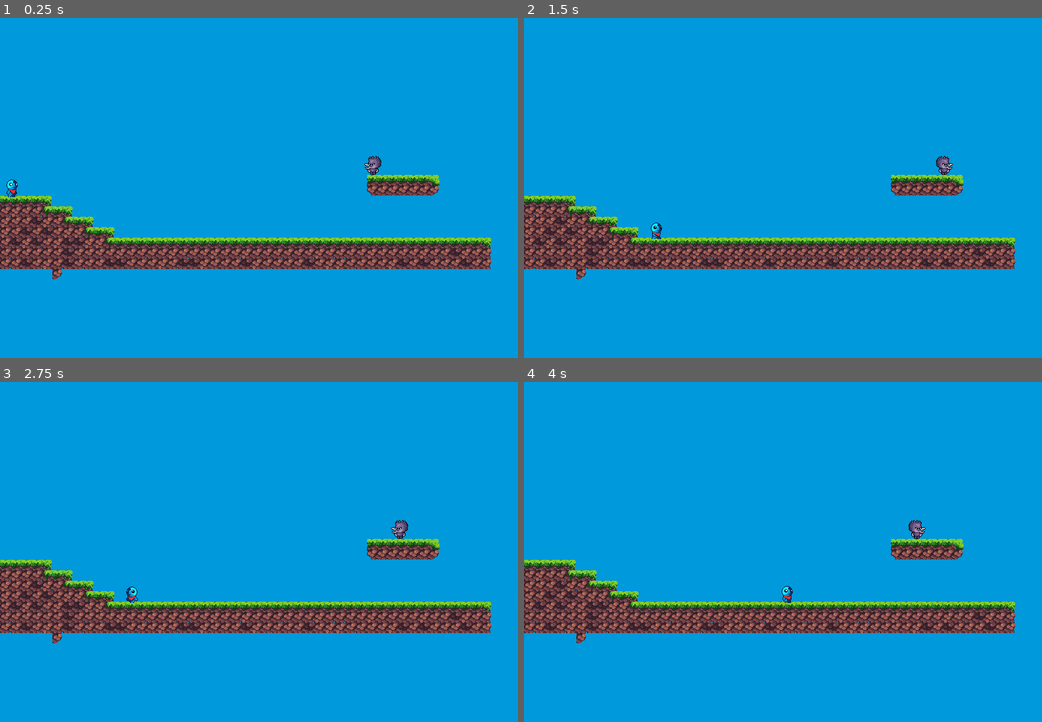
Above: before the commit, frames 1-4 (two rows, left to right).
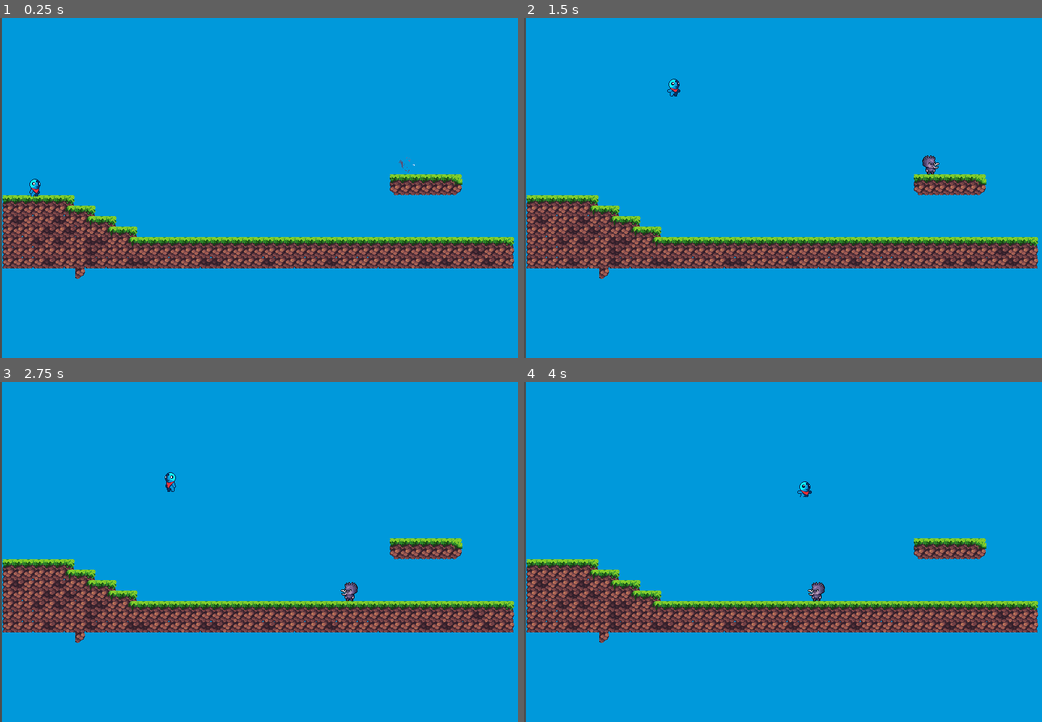
Above: after the commit, the same moments.

Repository: Adamvgren/GYARB
Game: Godot game, scene res://Scenes/map.tscn
Same seed, same stepped clock (60 frames per second), same inputs: the game is played once before the commit and once after it.
Inputs:
- Up to frame 1 (0.25 s): no input
- Up to frame 2 (1.5 s): tap Enter (ui_accept) at 0.5, 0.6 s; hold Right (ui_right) from 0.53 s (still down); tap Space (Jump, bound only after the commit) at 0.77, 0.8, 1.07, 1.35 s
- Up to frame 3 (2.75 s): tap Space (Jump, bound only after the commit) at 1.52, 1.82, 2.3 s; tap Enter (ui_accept) at 1.55, 2.1 s; release Right (ui_right) at 2.03 s; hold Left (ui_left) from 2.03 s (still down)
- Up to frame 4 (4 s): release Left (ui_left) at 2.78 s; hold Right (ui_right) from 2.78 s (still down); tap Enter (ui_accept) at 2.85 s; tap Space (Jump, bound only after the commit) at 3.02, 3.32, 3.6, 3.77 s

The runs differ from the first frame. In frame 1, 10% of the frame differs, in the area x 0-100%, y 0-100%; in frame 2, 10%; in frame 3, 10%; in frame 4, 10%.

Commit message:
fixade så att spelaren spawnar på rätt ställe när den där och jobbar på enemy spawn animation

Diff:
--- a/Scenes/Enemy.tscn
+++ b/Scenes/Enemy.tscn
@@ -255,7 +255,7 @@
 
 [node name="AnimatedSprite2D" type="AnimatedSprite2D" parent="."]
 sprite_frames = SubResource("SpriteFrames_q1bo7")
-animation = &"IDLE"
+animation = &"SPAWN"
 
 [node name="CollisionShape2D" type="CollisionShape2D" parent="."]
 position = Vector2(-1, 3)
--- a/Scenes/character_body_2d.tscn
+++ b/Scenes/character_body_2d.tscn
@@ -38,6 +38,38 @@
 atlas = ExtResource("2_44cfe")
 region = Rect2(224, 0, 32, 32)
 
+[sub_resource type="AtlasTexture" id="AtlasTexture_t38ji"]
+atlas = ExtResource("5_pbq55")
+region = Rect2(0, 0, 32, 32)
+
+[sub_resource type="AtlasTexture" id="AtlasTexture_pbj7x"]
+atlas = ExtResource("5_pbq55")
+region = Rect2(32, 0, 32, 32)
+
+[sub_resource type="AtlasTexture" id="AtlasTexture_fxof2"]
+atlas = ExtResource("5_pbq55")
+region = Rect2(64, 0, 32, 32)
+
+[sub_resource type="AtlasTexture" id="AtlasTexture_601d1"]
+atlas = ExtResource("5_pbq55")
+region = Rect2(96, 0, 32, 32)
+
+[sub_resource type="AtlasTexture" id="AtlasTexture_6d06k"]
+atlas = ExtResource("5_pbq55")
+region = Rect2(128, 0, 32, 32)
+
+[sub_resource type="AtlasTexture" id="AtlasTexture_p20bj"]
+atlas = ExtResource("5_pbq55")
+region = Rect2(160, 0, 32, 32)
+
+[sub_resource type="AtlasTexture" id="AtlasTexture_ancw4"]
+atlas = ExtResource("5_pbq55")
+region = Rect2(192, 0, 32, 32)
+
+[sub_resource type="AtlasTexture" id="AtlasTexture_8ldn0"]
+atlas = ExtResource("5_pbq55")
+region = Rect2(224, 0, 32, 32)
+
 [sub_resource type="AtlasTexture" id="AtlasTexture_ebjds"]
 atlas = ExtResource("3_dd465")
 region = Rect2(0, 0, 32, 32)
@@ -77,38 +109,6 @@
 [sub_resource type="AtlasTexture" id="AtlasTexture_skrk8"]
 atlas = ExtResource("1_f50pn")
 region = Rect2(160, 0, 32, 32)
-
-[sub_resource type="AtlasTexture" id="AtlasTexture_t38ji"]
-atlas = ExtResource("5_pbq55")
-region = Rect2(0, 0, 32, 32)
-
-[sub_resource type="AtlasTexture" id="AtlasTexture_pbj7x"]
-atlas = ExtResource("5_pbq55")
-region = Rect2(32, 0, 32, 32)
-
-[sub_resource type="AtlasTexture" id="AtlasTexture_fxof2"]
-atlas = ExtResource("5_pbq55")
-region = Rect2(64, 0, 32, 32)
-
-[sub_resource type="AtlasTexture" id="AtlasTexture_601d1"]
-atlas = ExtResource("5_pbq55")
-region = Rect2(96, 0, 32, 32)
-
-[sub_resource type="AtlasTexture" id="AtlasTexture_6d06k"]
-atlas = ExtResource("5_pbq55")
-region = Rect2(128, 0, 32, 32)
-
-[sub_resource type="AtlasTexture" id="AtlasTexture_p20bj"]
-atlas = ExtResource("5_pbq55")
-region = Rect2(160, 0, 32, 32)
-
-[sub_resource type="AtlasTexture" id="AtlasTexture_ancw4"]
-atlas = ExtResource("5_pbq55")
-region = Rect2(192, 0, 32, 32)
-
-[sub_resource type="AtlasTexture" id="AtlasTexture_8ldn0"]
-atlas = ExtResource("5_pbq55")
-region = Rect2(224, 0, 32, 32)
 
 [sub_resource type="SpriteFrames" id="SpriteFrames_qp52p"]
 animations = [{
@@ -143,6 +143,35 @@
 }, {
 "frames": [{
 "duration": 1.0,
+"texture": SubResource("AtlasTexture_t38ji")
+}, {
+"duration": 1.0,
+"texture": SubResource("AtlasTexture_pbj7x")
+}, {
+"duration": 1.0,
+"texture": SubResource("AtlasTexture_fxof2")
+}, {
+"duration": 1.0,
+"texture": SubResource("AtlasTexture_601d1")
+}, {
+"duration": 1.0,
+"texture": SubResource("AtlasTexture_6d06k")
+}, {
+"duration": 1.0,
+"texture": SubResource("AtlasTexture_p20bj")
+}, {
+"duration": 1.0,
+"texture": SubResource("AtlasTexture_ancw4")
+}, {
+"duration": 1.0,
+"texture": SubResource("AtlasTexture_8ldn0")
+}],
+"loop": true,
+"name": &"DEAD",
+"speed": 5.0
+}, {
+"frames": [{
+"duration": 1.0,
 "texture": SubResource("AtlasTexture_ebjds")
 }, {
 "duration": 1.0,
@@ -180,35 +209,6 @@
 "loop": true,
 "name": &"WALK",
 "speed": 8.5
-}, {
-"frames": [{
-"duration": 1.0,
-"texture": SubResource("AtlasTexture_t38ji")
-}, {
-"duration": 1.0,
-"texture": SubResource("AtlasTexture_pbj7x")
-}, {
-"duration": 1.0,
-"texture": SubResource("AtlasTexture_fxof2")
-}, {
-"duration": 1.0,
-"texture": SubResource("AtlasTexture_601d1")
-}, {
-"duration": 1.0,
-"texture": SubResource("AtlasTexture_6d06k")
-}, {
-"duration": 1.0,
-"texture": SubResource("AtlasTexture_p20bj")
-}, {
-"duration": 1.0,
-"texture": SubResource("AtlasTexture_ancw4")
-}, {
-"duration": 1.0,
-"texture": SubResource("AtlasTexture_8ldn0")
-}],
-"loop": true,
-"name": &"new_animation",
-"speed": 5.0
 }]
 
 [sub_resource type="CapsuleShape2D" id="CapsuleShape2D_ij6vw"]
@@ -221,8 +221,7 @@
 [node name="AnimatedSprite2D" type="AnimatedSprite2D" parent="."]
 position = Vector2(0, -3)
 sprite_frames = SubResource("SpriteFrames_qp52p")
-animation = &"new_animation"
-frame_progress = 0.357731
+animation = &"DEAD"
 
 [node name="CollisionShape2D" type="CollisionShape2D" parent="."]
 shape = SubResource("CapsuleShape2D_ij6vw")
--- a/Scenes/enemy.gd
+++ b/Scenes/enemy.gd
@@ -8,24 +8,28 @@
 var SPEED: float = 70
 var GRAVITY: float = 1200
 
-enum { IDLE, PATROL }
-var state = PATROL
+enum { IDLE, PATROL,SPAWN }
+var state = SPAWN
 var can_turn: bool = true
 
 var direction = -1
+
+func _ready() -> void:
+	anim.animation_finished.connect(_on_animation_finished)
+	if anim.sprite_frames.has_animation("SPAWN"):
+		anim.sprite_frames.set_animation_loop("SPAWN", false)
 
 func _physics_process(delta):
 	velocity.y += GRAVITY * delta
 
 	match state:
+		SPAWN:
+			_spawn_state()
 		IDLE:
 			_idle_state()
 		PATROL:
 			_patrol_state()
-			"
-		DEAD:
-			_dead_state()
-		"
+
 
 	move_and_slide()
 
@@ -38,12 +42,10 @@
 	velocity.x = SPEED * direction
 	anim.flip_h = direction < 0
 
-	if can_turn:
-		if direction == -1 and not ray_left.is_colliding():
-			_turn_around()
+func _spawn_state():
+	velocity.x = 0
+	anim.play("SPAWN")
 
-		if direction == 1 and not ray_right.is_colliding():
-			_turn_around()
 
 func _turn_around():
 	direction *= -1
@@ -60,5 +62,10 @@
 
 
 func _on_area_2d_body_entered(body: Node2D) -> void:
-	if body is CharacterBody2D:
-		var direction_to_player = global_position.direction_to(body.global_position)
+	if body.has_method("enter_dead_state"):
+		var dir = global_position.direction_to(body.global_position)
+		body.enter_dead_state(dir)
+
+func _on_animation_finished():
+	if state == SPAWN and anim.animation == "SPAWN":
+		state = PATROL
--- /dev/null
+++ b/Scenes/map.gd
@@ -0,0 +1,33 @@
+extends Node2D
+
+const PLAYER_SCENE = preload("res://Scenes/character_body_2d.tscn")
+
+
+@onready var respawn_point: Node2D = $PlayerSpawnPos
+
+# Called when the node enters the scene tree for the first time.
+func _ready() -> void:
+	_spawn_player()
+
+
+# Called every frame. 'delta' is the elapsed time since the previous frame.
+func _process(delta: float) -> void:
+	pass
+
+func _spawn_player() -> void:
+	var p = PLAYER_SCENE.instantiate()
+	p.global_position = respawn_point.global_position
+
+	if p.has_signal("DEAD"):
+		p.connect("DEAD", _on_player_dead)
+	add_child(p)
+
+
+func respawn_player():
+	var old_player = get_node_or_null("Player")
+	if old_player:
+		old_player.queue_free()
+	_spawn_player()
+
+func _on_player_dead() -> void:
+	respawn_player()
--- a/Scenes/map.tscn
+++ b/Scenes/map.tscn
@@ -1,8 +1,8 @@
 [gd_scene load_steps=11 format=4 uid="uid://dbag31ryu88w4"]
 
 [ext_resource type="Texture2D" uid="uid://bm0eieirvlfv3" path="res://Nature Platformer Tileset [16x16][FREE] - RottingPixels/nature-paltformer-tileset-16x16.png" id="1_myvm1"]
+[ext_resource type="Script" uid="uid://m01ti0xpw7b4" path="res://Scenes/map.gd" id="1_q0mm3"]
 [ext_resource type="Texture2D" uid="uid://7iwluth3pe0s" path="res://Tiles/Assets/Assets.png" id="2_q0mm3"]
-[ext_resource type="PackedScene" uid="uid://d1gfoknn2nbsq" path="res://Scenes/character_body_2d.tscn" id="3_np2xp"]
 [ext_resource type="PackedScene" uid="uid://b6kcltbww3pdh" path="res://Scenes/Enemy.tscn" id="4_w7jjh"]
 
 [sub_resource type="TileSetAtlasSource" id="TileSetAtlasSource_c7s6e"]
@@ -235,6 +235,7 @@
 sources/0 = SubResource("TileSetAtlasSource_p5pve")
 
 [node name="Map" type="Node2D"]
+script = ExtResource("1_q0mm3")
 
 [node name="Tilemaps" type="Node2D" parent="."]
 
@@ -250,8 +251,11 @@
 tile_map_data = PackedByteArray("AAApAA8AAAAKAAAAAAA=")
 tile_set = SubResource("TileSet_urblq")
 
-[node name="Player" parent="." instance=ExtResource("3_np2xp")]
-position = Vector2(19, 260)
-
 [node name="Enemy" parent="." instance=ExtResource("4_w7jjh")]
 position = Vector2(587, 225)
+
+[node name="PlayerSpawnPos" type="Marker2D" parent="."]
+position = Vector2(19, 260)
+
+[node name="Camera2D" type="Camera2D" parent="."]
+position = Vector2(365, 261)
--- a/character_body_2d.gd
+++ b/character_body_2d.gd
@@ -1,17 +1,28 @@
 extends CharacterBody2D
-
+signal dead
 @onready var anim = $AnimatedSprite2D
-@onready var MAX_SPEED = 100
+@onready var MAX_SPEED = 200
 @onready var GRAVITY = 1250
 @onready var ACC = 1250
-@export var JUMP_VELOCITY = -3
+@onready var respawn_marker = get_node("/root/Map/PlayerSpawnPos")
+
+@export var JUMP_VELOCITY = -650
+@export var KNOCKBACK_SPEED: float = 300.0
+
+
 
 
 enum{IDLE, WALK, AIR, DEAD}
 var state = IDLE
 var want_to_jump: bool = false
 var jump_buffer: float = 0.0
+var is_dead = false
 
+
+func _ready() -> void:
+	anim.animation_finished.connect(_on_animation_finished)
+	if anim.sprite_frames.has_animation("DEAD"):
+		anim.sprite_frames.set_animation_loop("DEAD", false)
 
 func _movement(delta: float, input_x: float) -> void:
 	if input_x != 0:
@@ -31,6 +42,12 @@
 
 ####STATE MACHINE#########
 func _physics_process(delta: float) -> void:
+	if state == DEAD:
+		_DEAD_STATE(delta)
+		move_and_slide()
+		return
+
+
 	var input_x = Input.get_axis("ui_left", "ui_right")
 
 	# Uppdatera riktning
@@ -40,13 +57,12 @@
 	_movement(delta, input_x)
 
 	# Hoppa
-	if Input.is_action_just_pressed("ui_accept") and is_on_floor():
+	if Input.is_action_just_pressed("Jump") and is_on_floor():
 		velocity.y = JUMP_VELOCITY
 
 
 
 
-	move_and_slide()
 
 
 	match state:
@@ -56,11 +72,13 @@
 			_WALK_STATE(input_x, delta)
 		AIR:
 			_AIR_STATE(input_x,delta)
+
+
 	move_and_slide()
 
 
 func _IDLE_STATE(input_x, delta):
-	if Input.is_action_just_pressed("ui_accept") and is_on_floor():
+	if Input.is_action_just_pressed("Jump") and is_on_floor():
 		_enter_air_state(true)
 
 	if input_x != 0:
@@ -77,7 +95,7 @@
 	if not is_on_floor():
 		_enter_air_state(false)
 
-	if Input.is_action_just_pressed("jump") and is_on_floor():
+	if Input.is_action_just_pressed("Jump") and is_on_floor():
 		_enter_air_state(true)
 
 
@@ -89,6 +107,8 @@
 		else:
 			_enter_walk_state()
 
+func _DEAD_STATE(delta):
+	_movement(delta, 0)
 
 
 #######ENTER_STATES###########
@@ -106,3 +126,31 @@
 
 	if jumping:
 		velocity.y = JUMP_VELOCITY
+
+
+func enter_dead_state(knockback_dir: Vector2 = Vector2.ZERO):
+	if state == DEAD:
+		return #
+
+	state = DEAD
+	is_dead = true
+	anim.play("DEAD")
+
+
+	if knockback_dir != Vector2.ZERO:
+		velocity = knockback_dir * KNOCKBACK_SPEED
+
+
+func _on_animation_finished():
+	if state == DEAD and anim.animation == "DEAD":
+		_respawn()
+
+func _respawn():
+	global_position = respawn_marker.global_position
+	velocity = Vector2.ZERO
+	state = IDLE
+	is_dead = false
+	anim.play("IDLE")
+
+	if has_node("CollisionShape2D"):
+		$CollisionShape2D.disabled = false
--- a/project.godot
+++ b/project.godot
@@ -19,8 +19,8 @@
 
 window/size/viewport_width=800
 window/size/viewport_height=520
-window/size/window_width_override=2400
-window/size/window_height_override=1560
+window/size/window_width_override=1600
+window/size/window_height_override=1040
 window/stretch/mode="viewport"
 window/stretch/aspect="keep_height"
 window/stretch/scale_mode="integer"
@@ -61,6 +61,11 @@
 "deadzone": 0.2,
 "events": []
 }
+Jump={
+"deadzone": 0.2,
+"events": [Object(InputEventKey,"resource_local_to_scene":false,"resource_name":"","device":0,"window_id":0,"alt_pressed":false,"shift_pressed":false,"ctrl_pressed":false,"meta_pressed":false,"pressed":false,"keycode":0,"physical_keycode":32,"key_label":0,"unicode":0,"location":0,"echo":false,"script":null)
+]
+}
 
 [rendering]
 
Not shown, added: Scenes/map.gd.uid
